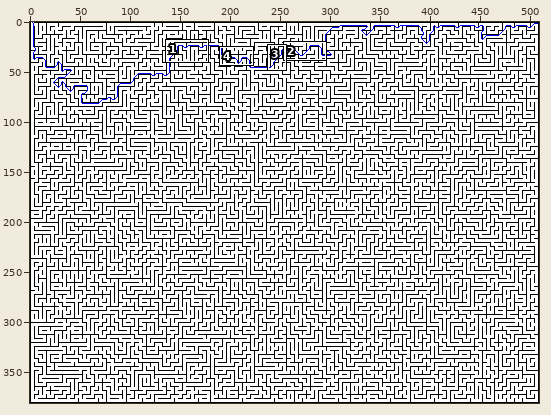
Sprite sheet: resources/maze1Dijkstra.gif. Above: a wide view before the commit, with the close-up outlined.
Close-up. Before the commit:
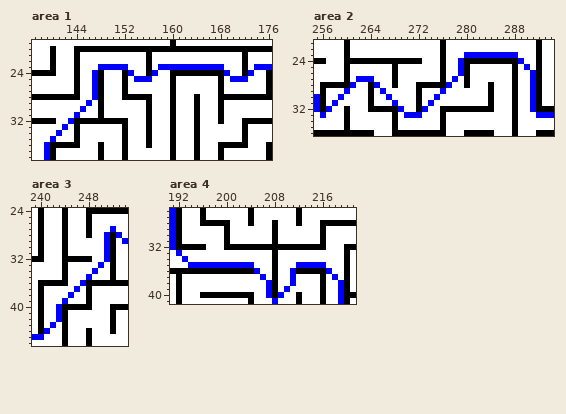
The file is 509x381 pixels. Shown: area 1: x 137..176, y 19..38; area 2: x 255..294, y 21..36; area 3: x 239..254, y 24..46; area 4: x 191..221, y 26..41. The commit also changed other parts of the picture, which this record leaves out.
And afterwards:
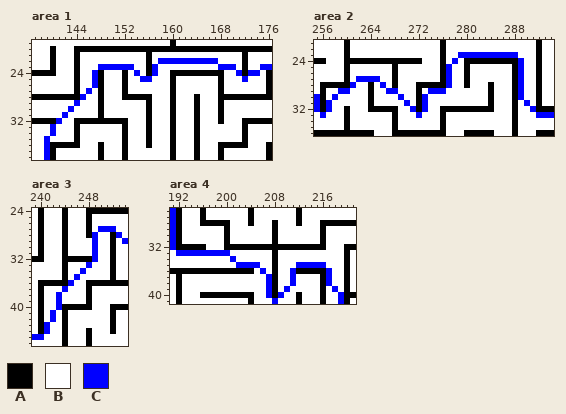
Palette (. is transparent): A #000000  B #ffffff  C #0000ff
The exact change:
Area 1:
y 22: x 158..167 BBBBBBBBBB -> CCCCCCCCCC
y 23: x 153 B -> C; x 157..167 BCCCCCCCCCC -> CBBBBBBBBBB; x 169..170 BB -> CC; x 174 C -> B
y 24: x 153..154 CB -> BC; x 169 C -> B; x 171 B -> C; x 174 B -> C
y 25: x 154 C -> B; x 170..171 CC -> BB
y 27: x 146..147 BC -> CB
y 28: x 145 B -> C; x 147 C -> B
y 29: x 144 B -> C; x 146 C -> B
y 30: x 143 B -> C; x 145 C -> B
y 31: x 142 B -> C; x 144 C -> B
y 32: x 141 B -> C; x 143 C -> B
y 33: x 140 B -> C; x 142 C -> B
y 34: x 140..141 BC -> CB
y 35: x 139..140 BC -> CB
Area 2:
y 23: x 279 B -> C
y 24: x 278..279 BC -> CB
y 25: x 277 B -> C; x 279 C -> B; x 289..290 BC -> CB
y 26: x 277 B -> C; x 279 C -> B; x 289 B -> C; x 291 C -> B
y 27: x 265 B -> C; x 277..278 BC -> CB; x 289 B -> C; x 291 C -> B
y 28: x 265..266 CB -> BC; x 289 B -> C; x 291 C -> B
y 29: x 259 B -> C; x 266..268 CBB -> BCC; x 274..275 BB -> CC; x 289 B -> C; x 291 C -> B
y 30: x 258..259 BC -> CB; x 267 C -> B; x 269 B -> C; x 273 B -> C; x 275 C -> B; x 289 B -> C; x 291 C -> B
y 31: x 257..258 BC -> CB; x 268 C -> B; x 270 B -> C; x 273..274 BC -> CB; x 290..291 BC -> CB
y 32: x 269 C -> B; x 271 B -> C
y 33: x 270..271 CC -> BB
Area 3:
y 27: x 250..251 BB -> CC
y 28..32: x 249 B -> C; x 251 C -> B
y 33: x 248 B -> C; x 250 C -> B
y 34: x 247 B -> C; x 249 C -> B
y 35: x 246 B -> C; x 248 C -> B
y 36: x 245 B -> C; x 247 C -> B
y 37: x 244 B -> C; x 246 C -> B
y 38: x 243 B -> C; x 245 C -> B
y 39: x 243..244 BC -> CB
y 41..42: x 242..243 BC -> CB
y 43: x 241..242 BC -> CB
Area 4:
y 33: x 193..200 BBBBBBBB -> CCCCCCCC
y 34: x 193 C -> B; x 201 B -> C
y 35: x 194..201 CCCCCCCC -> BBBBBBBB; x 205 B -> C
y 36: x 205..206 CB -> BC
y 37: x 206..207 CB -> BC; x 217..218 BC -> CB
y 38: x 217 B -> C; x 219 C -> B
y 39: x 218..219 BC -> CB
Where, in picture pixels (left, top, right, bottom), the same in both close-ups:
changed: (128, 58, 260, 82)
changed: (44, 88, 98, 142)
changed: (374, 52, 464, 118)
changed: (518, 64, 536, 106)
changed: (326, 88, 344, 106)
changed: (44, 226, 110, 328)
changed: (182, 250, 272, 280)
changed: (326, 274, 344, 292)
